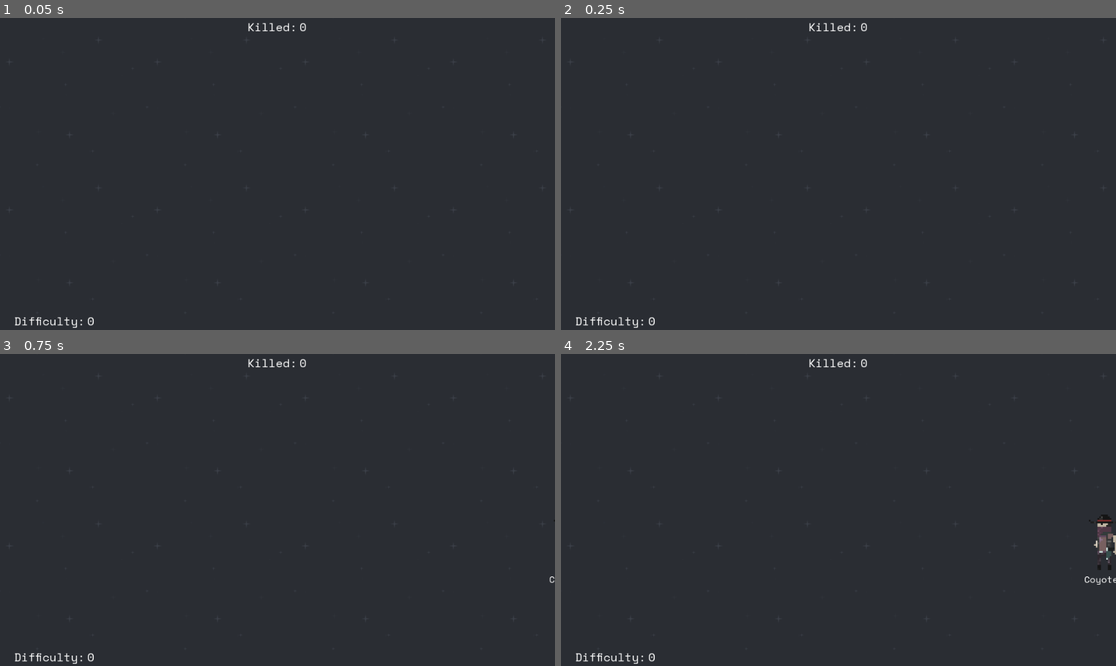
Above: before the commit, frames 1-4 (two rows, left to right).
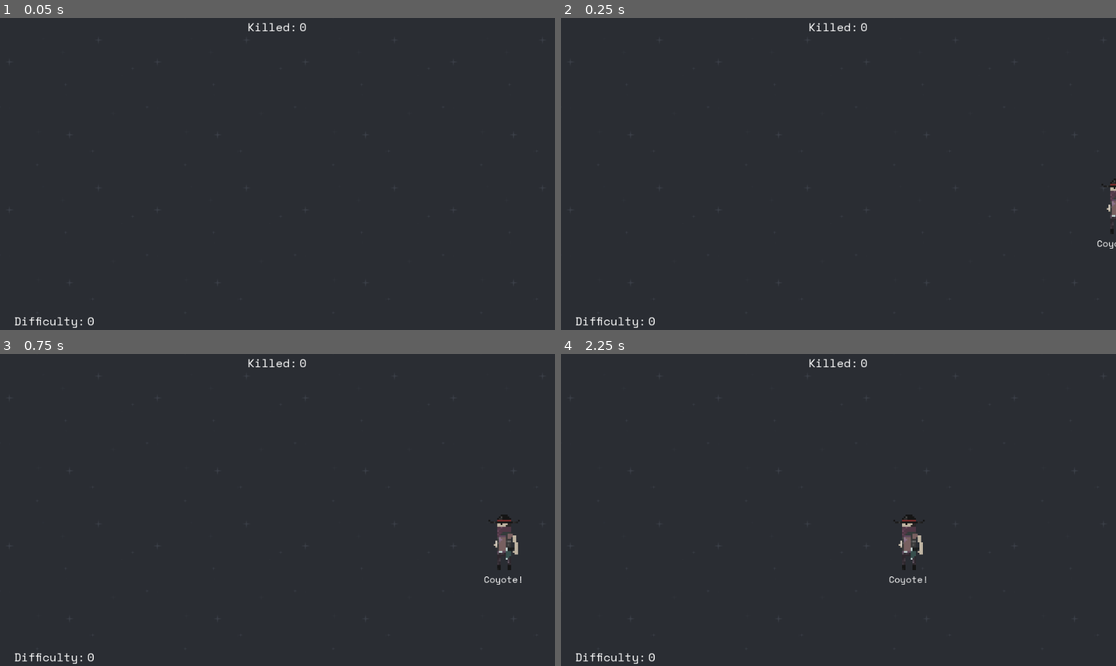
Above: after the commit, the same moments.

Repository: DeanEby/HyperTyper
Game: Godot game, scene res://Main.tscn
The game is run twice, just before and just after one commit, with the same random seed, the same clock (stepped at 60 frames per second) and the same inputs.
Inputs:
- Up to frame 1 (0.05 s): no input
- Up to frame 2 (0.25 s): no input
- Up to frame 3 (0.75 s): tap Enter at 0.5 s
- Up to frame 4 (2.25 s): no input

Frame 1 is identical in both runs. In frame 2, 0.2% of the frame differs, in the area x 96-100%, y 51-74%; in frame 3, 0.4%; in frame 4, 0.8%, in the area x 59-100%, y 51-74%.

Commit message:
Move keyboard input detection out of stage

Diff:
--- a/hypertyper/Enemy.gd
+++ b/hypertyper/Enemy.gd
@@ -6,7 +6,7 @@
 @export var blue = Color("#22c995")
 @export var white = Color("#ffffff")
 
-@export var speed = 0.5
+@export var speed = 3
 
 
 
--- a/hypertyper/GlobalSignals.gd
+++ b/hypertyper/GlobalSignals.gd
@@ -1,3 +1,9 @@
 extends Node
 
 signal difficulty_increased(new_difficulty)
+
+signal stage_round_over()
+
+signal restart_game()
+
+signal keyboard_input(key_typed)
--- a/hypertyper/Main.gd
+++ b/hypertyper/Main.gd
@@ -1,11 +1,31 @@
 extends Node2D
 
-@export var scenes:Array[PackedScene] = []
+@onready var stage_loader = %StageLoader
+
+@onready var main_ui = %MainUI
+
+@export var ui:Array[PackedScene] = []
+#Add scenes in inspector
+@export var stages:Array[PackedScene] = []
 
 # Called when the node enters the scene tree for the first time.
 func _ready() -> void:
+	GlobalSignals.stage_round_over.connect(handle_round_over)
+	GlobalSignals.restart_game.connect(start_game)
 	start_game()
+
 	pass
+
+
+
+
+func _unhandled_input(event: InputEvent) -> void:
+	if event is InputEventKey and event.is_pressed():
+		var typed_event = event as InputEventKey
+		# get the character that the user typed
+		var key_typed = PackedByteArray([typed_event.unicode]).get_string_from_utf8()
+		GlobalSignals.emit_signal("keyboard_input", key_typed)
+
 
 # Called every frame. 'delta' is the elapsed time since the previous frame.
 func _process(delta: float) -> void:
@@ -16,9 +36,19 @@
 	load_stage()
 	pass
 
-
+	# will probably want to move this out of main soon
 func load_stage():
 	# [0] for now need to change later
-	var new_scene = scenes[0]
-	new_scene = new_scene.instantiate()
-	add_child(new_scene)
+	#print(scenes[0])
+	var new_stage = stages[0]
+	new_stage = new_stage.instantiate()
+	# needed so we can remove scenes without removing other main children
+	stage_loader.add_child(new_stage)
+
+func handle_round_over():
+
+	for scene in stage_loader.get_children():
+		scene.queue_free()
+	var game_over_screen = ui[0]
+	game_over_screen = game_over_screen.instantiate()
+	main_ui.add_child(game_over_screen)
--- a/hypertyper/Main.tscn
+++ b/hypertyper/Main.tscn
@@ -1,8 +1,16 @@
-[gd_scene load_steps=3 format=3 uid="uid://sveqyc8m8kif"]
+[gd_scene load_steps=4 format=3 uid="uid://sveqyc8m8kif"]
 
 [ext_resource type="Script" path="res://Main.gd" id="1_p24jb"]
 [ext_resource type="PackedScene" uid="uid://ctpellp1jjdhq" path="res://TestScene.tscn" id="2_0x3mr"]
+[ext_resource type="PackedScene" uid="uid://bychii3128q7q" path="res://game_over_screen.tscn" id="2_bw04h"]
 
 [node name="Main" type="Node2D"]
 script = ExtResource("1_p24jb")
-scenes = Array[PackedScene]([ExtResource("2_0x3mr")])
+ui = Array[PackedScene]([ExtResource("2_bw04h")])
+stages = Array[PackedScene]([ExtResource("2_0x3mr")])
+
+[node name="StageLoader" type="Node2D" parent="."]
+unique_name_in_owner = true
+
+[node name="MainUI" type="CanvasLayer" parent="."]
+unique_name_in_owner = true
--- a/hypertyper/TestScene.tscn
+++ b/hypertyper/TestScene.tscn
@@ -1,8 +1,7 @@
-[gd_scene load_steps=7 format=3 uid="uid://ctpellp1jjdhq"]
+[gd_scene load_steps=6 format=3 uid="uid://ctpellp1jjdhq"]
 
 [ext_resource type="Script" path="res://Test_Scene.gd" id="1_akgv8"]
 [ext_resource type="Texture2D" uid="uid://cximn0jxy1pof" path="res://assets/kenney_space-shooter-redux/Backgrounds/blue.png" id="2_np3dx"]
-[ext_resource type="PackedScene" uid="uid://bychii3128q7q" path="res://game_over_screen.tscn" id="3_chvyt"]
 [ext_resource type="FontFile" uid="uid://badmgwaj1057d" path="res://assets/SpaceMono-Regular.ttf" id="4_8tqd2"]
 
 [sub_resource type="LabelSettings" id="LabelSettings_6xo6e"]
@@ -47,8 +46,6 @@
 autostart = true
 
 [node name="CanvasLayer" type="CanvasLayer" parent="."]
-
-[node name="GameOverScreen" parent="CanvasLayer" instance=ExtResource("3_chvyt")]
 
 [node name="VBoxContainer" type="VBoxContainer" parent="CanvasLayer"]
 anchors_preset = 15
--- a/hypertyper/Test_Scene.gd
+++ b/hypertyper/Test_Scene.gd
@@ -13,8 +13,6 @@
 @onready var difficulty_value = $CanvasLayer/VBoxContainer/BottomRow/HBoxContainer/DifficultyValue
 @onready var killed_value = $CanvasLayer/VBoxContainer/TopRow/TopRow2/EnemiesKilledValue
 
-@onready var game_over_screen = $CanvasLayer/GameOverScreen
-
 var active_enemy = null
 
 # for the active enemy, which character are we on
@@ -27,6 +25,7 @@
 
 # Called when the node enters the scene tree for the first time.
 func _ready() -> void:
+	GlobalSignals.keyboard_input.connect(handle_key_input)
 	start_stage()
 	pass
 
@@ -59,13 +58,7 @@
 			return
 
 
-func _unhandled_input(event: InputEvent) -> void:
-	if event is InputEventKey and event.is_pressed():
-		var typed_event = event as InputEventKey
-		# get the character that the user typed
-		var key_typed = PackedByteArray([typed_event.unicode]).get_string_from_utf8()
-		#print(key_typed)
-
+func handle_key_input(key_typed):
 		if active_enemy == null:
 			find_new_active_enemy(key_typed)
 		else:
@@ -114,23 +107,21 @@
 
 
 func _on_lose_area_body_entered(body: Node2D) -> void:
-	game_over()
+	GlobalSignals.emit_signal("stage_round_over")
 
-func game_over():
-	game_over_screen.show()
-	spawn_timer.stop()
-	difficulty_timer.stop()
-	active_enemy = null
-	current_letter_index = -1
-	#clear out stuff
-	for enemy in enemy_container.get_children():
-		enemy.queue_free()
-
+#func game_over():
+	#
+	#spawn_timer.stop()
+	#difficulty_timer.stop()
+	#active_enemy = null
+	#current_letter_index = -1
+	##clear out stuff
+	#for enemy in enemy_container.get_children():
+		#enemy.queue_free()
 
 
 func start_stage():
 	print("stage started" + self.name)
-	game_over_screen.hide()
 	difficulty = 0
 	enemies_killed = 0
 	difficulty_value.text = "0"
@@ -139,9 +130,3 @@
 	spawn_timer.start()
 	difficulty_timer.start()
 	spawn_enemy()
-
-
-
-
-func _on_restart_button_pressed() -> void:
-	start_stage()
--- /dev/null
+++ b/hypertyper/game_over_screen.gd
@@ -0,0 +1,16 @@
+extends PanelContainer
+@onready var restart_button = %CenterContainer/VBoxContainer/RestartButton
+
+# Called when the node enters the scene tree for the first time.
+func _ready() -> void:
+	pass # Replace with function body.
+
+
+# Called every frame. 'delta' is the elapsed time since the previous frame.
+func _process(delta: float) -> void:
+	pass
+
+
+
+func _on_restart_button_pressed() -> void:
+	GlobalSignals.emit_signal("restart_game")
--- a/hypertyper/game_over_screen.tscn
+++ b/hypertyper/game_over_screen.tscn
@@ -1,5 +1,6 @@
-[gd_scene load_steps=3 format=3 uid="uid://bychii3128q7q"]
+[gd_scene load_steps=4 format=3 uid="uid://bychii3128q7q"]
 
+[ext_resource type="Script" path="res://game_over_screen.gd" id="1_csowg"]
 [ext_resource type="FontFile" uid="uid://badmgwaj1057d" path="res://assets/SpaceMono-Regular.ttf" id="1_xgbwe"]
 
 [sub_resource type="LabelSettings" id="LabelSettings_gd3l1"]
@@ -7,13 +8,13 @@
 font_size = 32
 
 [node name="GameOverScreen" type="PanelContainer"]
-visible = false
 anchors_preset = 15
 anchor_right = 1.0
 anchor_bottom = 1.0
 grow_horizontal = 2
 grow_vertical = 2
 mouse_filter = 1
+script = ExtResource("1_csowg")
 
 [node name="CenterContainer" type="CenterContainer" parent="."]
 layout_mode = 2
@@ -29,6 +30,9 @@
 label_settings = SubResource("LabelSettings_gd3l1")
 
 [node name="RestartButton" type="Button" parent="CenterContainer/VBoxContainer"]
+unique_name_in_owner = true
 layout_mode = 2
 theme_override_fonts/font = ExtResource("1_xgbwe")
 text = "RESTART"
+
+[connection signal="pressed" from="CenterContainer/VBoxContainer/RestartButton" to="." method="_on_restart_button_pressed"]
